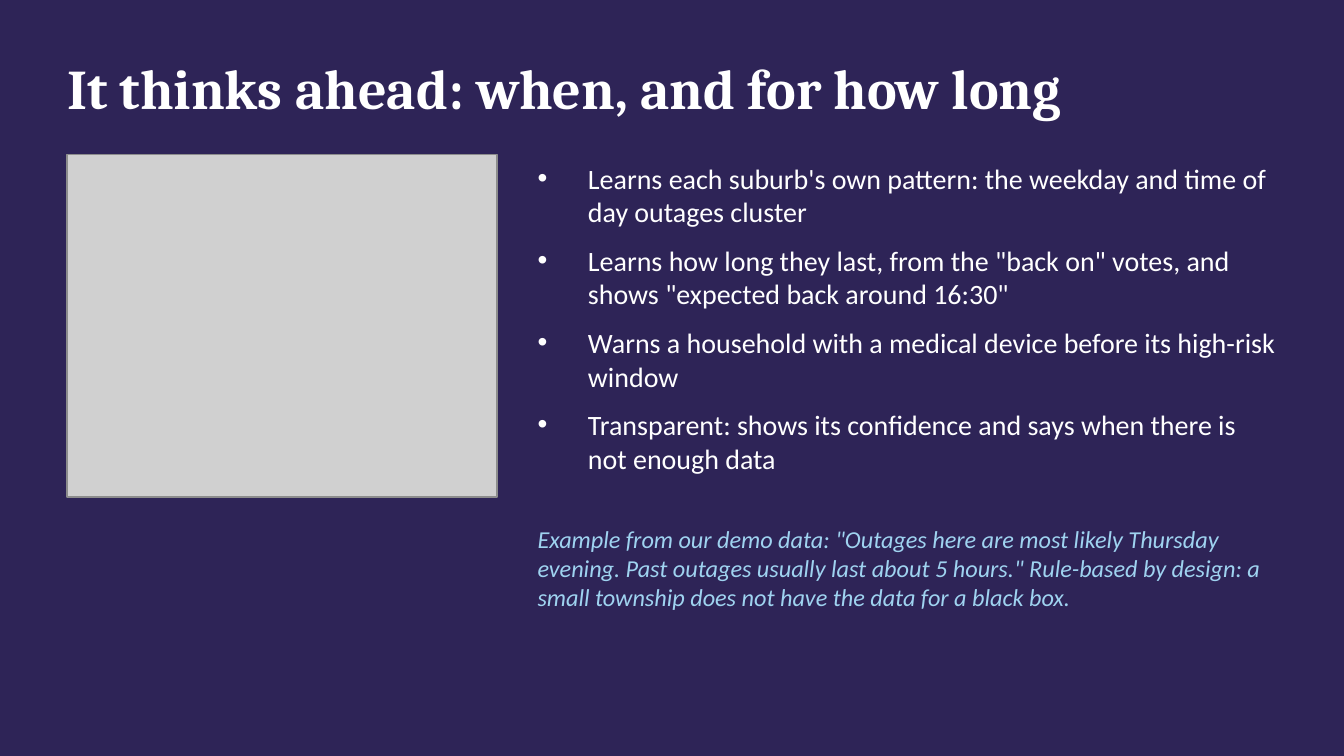
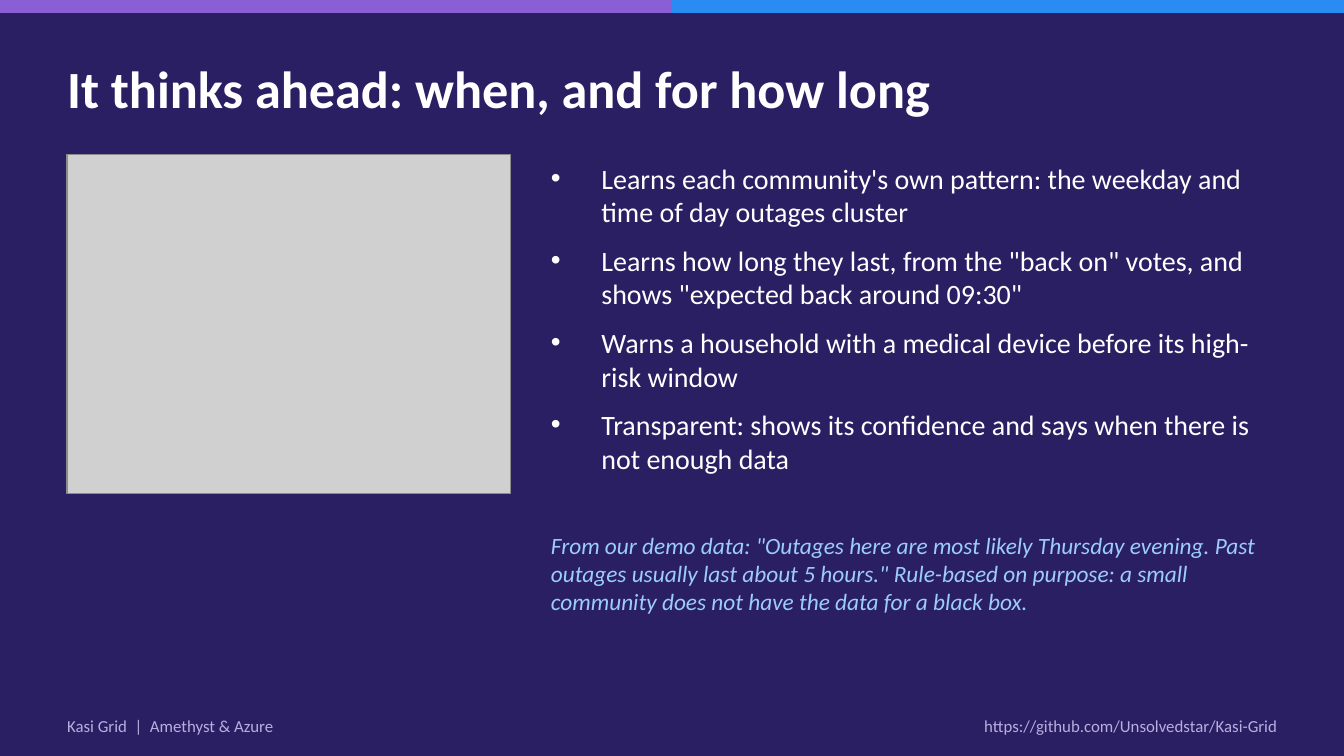
Before and after one commit to Unsolvedstar/Kasi-Grid, a slide deck: slide 6 of submission/Kasi-Grid-deck.pptx (slide 5 before the commit). Drawn at 1344x756 pixels with LibreOffice and Linux fonts; fonts in the diff are those of the drawing; grey boxes stand for pictures. Boxes give left, top, right and bottom in pixels: in the first picture for what was removed or moved away, otherwise in the second. Text is boxed around its words. In the diff, an @@ line names an element or a change of style, - is before the commit and + after.

```diff
--- a/submission/Kasi-Grid-deck.pptx
+++ b/submission/Kasi-Grid-deck.pptx
@@ background #2E2457 to #2B1F63 @@
@@ rectangle added at (x1=0, y1=0, x2=1344, y2=12), fill #8A5FD6, outline #8A5FD6 1 pt @@
@@ rectangle added at (x1=672, y1=0, x2=1344, y2=12), fill #2A8BF2, outline #2A8BF2 1 pt @@
@@ text "It thinks ahead: when, and ..." at (x1=67, y1=71, x2=930, y2=117): size 30 to 28 pt, font Cambria to Calibri @@
@@ picture resized from (x1=67, y1=155, x2=497, y2=497) to (x1=67, y1=155, x2=511, y2=493) @@
@@ text "Learns each community's own pattern: ..." moved from (x1=588, y1=169, x2=1274, y2=474) to (x1=601, y1=169, x2=1249, y2=474) @@
@@ text at (x1=601, y1=169, x2=1243, y2=309): text changed @@
-• Learns each suburb's own pattern: the weekday and time of day outages cluster
-• Learns how long they last, from the "back on" votes, and shows "expected back around 16:30"
+• Learns each community's own pattern: the weekday and time of day outages cluster
+• Learns how long they last, from the "back on" votes, and shows "expected back around 09:30"
@@ text at (x1=551, y1=538, x2=1255, y2=614): text changed; size 13 to 12.5 pt; text colour #9FD3F0 to #9CCBFF @@
-Example from our demo data: "Outages here are most likely Thursday evening. Past outages usually last about 5 hours." Rule-based by design: a small township does not have the data for a black box.
+From our demo data: "Outages here are most likely Thursday evening. Past outages usually last about 5 hours." Rule-based on purpose: a small community does not have the data for a black box.
@@ text added at (x1=67, y1=720, x2=273, y2=735), 9 pt, text #B9AEE0 @@
+Kasi Grid | Amethyst & Azure
@@ text added at (x1=984, y1=720, x2=1277, y2=735), 9 pt, text #B9AEE0 @@
+https://github.com/Unsolvedstar/Kasi-Grid
```
Also in this commit, not shown: 9 other slides changed, 7 slides added, 4 slides removed, 43 other files.
